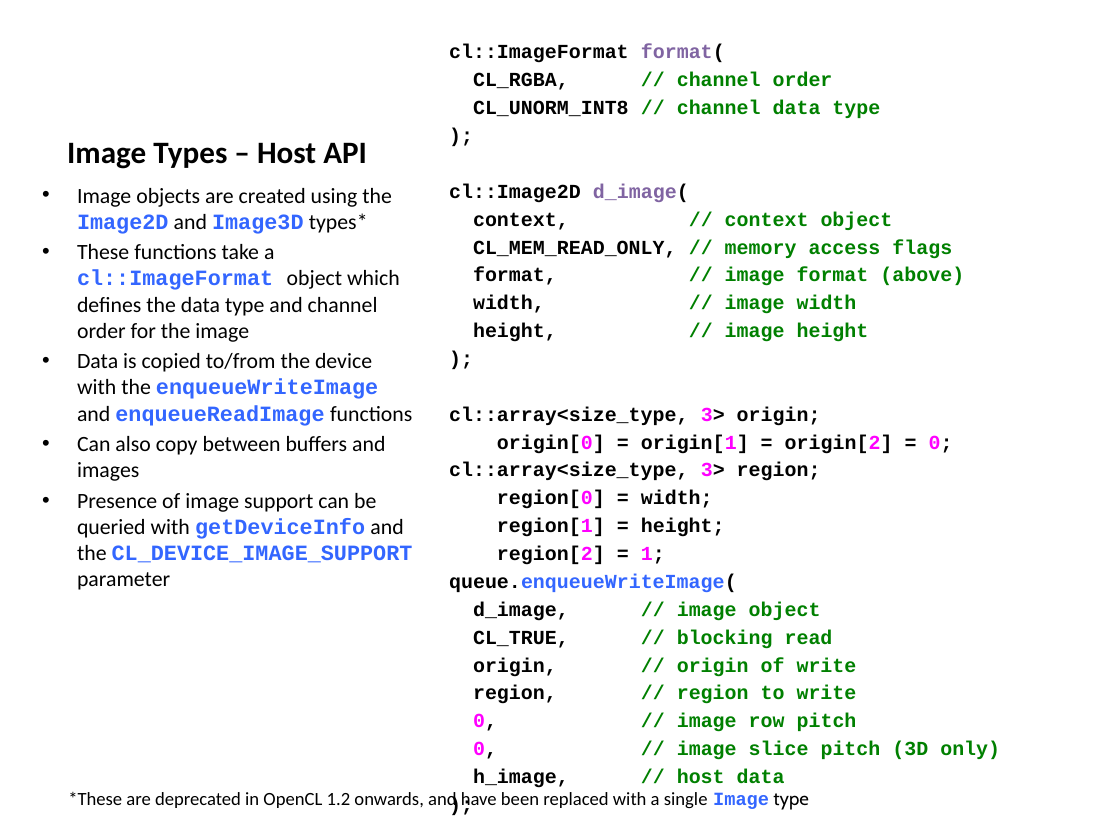
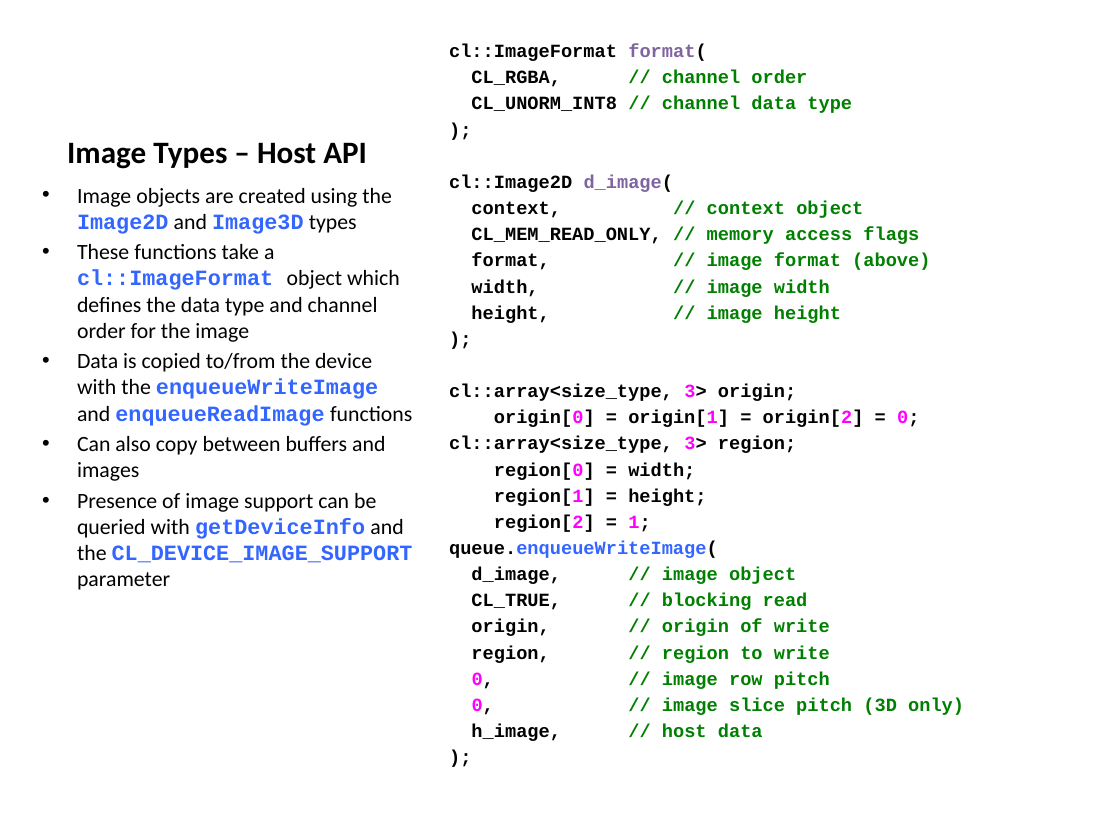
Before and after one commit to UoB-HPC/opencl-training-code, a slide deck: slide 80 of slides/advanced_part3.pptx (slide 83 before the commit). Drawn at 1120x840 pixels with LibreOffice and Linux fonts; fonts in the diff are those of the drawing. Boxes give left, top, right and bottom in pixels: in the first picture for what was removed or moved away, otherwise in the second. Text is boxed around its words. In the diff, an @@ line names an element or a change of style, - is before the commit and + after.

```diff
--- a/slides/advanced_part3.pptx
+++ b/slides/advanced_part3.pptx
@@ text "cl::ImageFormat format(" at (x1=449, y1=44, x2=964, y2=741): size 12.8 to 12 pt @@
@@ text at (x1=77, y1=188, x2=392, y2=234): text changed @@
-• Image objects are created using the Image2D and Image3D types*
+• Image objects are created using the Image2D and Image3D types
@@ text removed at (x1=68, y1=792, x2=809, y2=811) @@
-*These are deprecated in OpenCL 1.2 onwards, and have been replaced with a single Image type
```
Also in this commit, not shown: 31 other slides changed.
